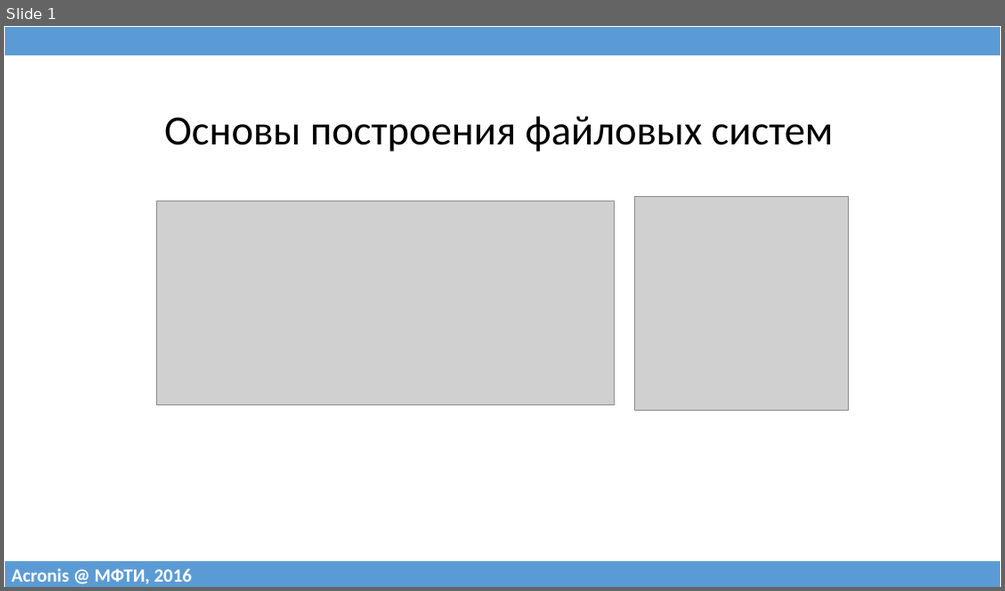
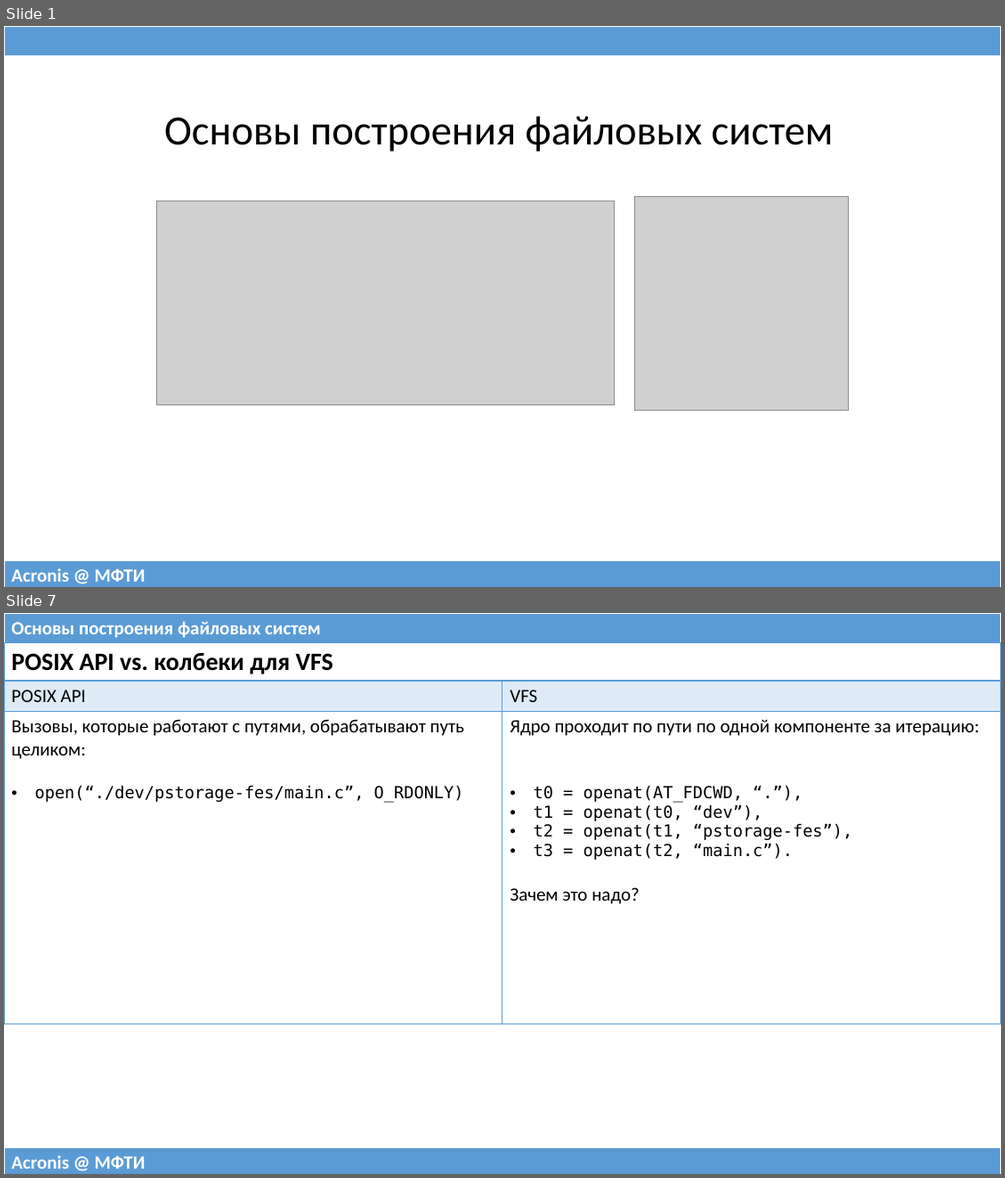
Before and after one commit to 75cc8545e7b021ed280ed0ef99fc7fc4/filesystems-101, a slide deck: talks/src/class11.pptx. Shown one above the other, each under a label of ours: slide 1 before the commit, slides 1 and 7 after it; the slides between them are not shown. The pictures are 1005x591 and 1005x1178 pixels, drawn with LibreOffice and Linux fonts; fonts in the diff are those of the drawing; grey boxes stand for pictures. Boxes give left, top, right and bottom in pixels: in the first picture for what was removed or moved away, otherwise in the second. Text is boxed around its words. In the diff, an @@ line names an element or a change of style, - is before the commit and + after.

```diff
--- a/talks/src/class11.pptx
+++ b/talks/src/class11.pptx
@@ slide 7 added at <box>4,613,1001,1174</box>, background #FFFFFF @@
@@ table added at <box>4,613,1001,643</box>, 1 rows, 1 columns @@
+Основы построения файловых систем
@@ table added at <box>4,643,1001,1022</box>, 3 rows, 2 columns @@
+POSIX API vs. колбеки для VFS | 
+POSIX API | VFS
+Вызовы, которые работают с путями, обрабатывают путь целиком: / open(“./dev/pstorage-fes/main.c”, O_RDONLY) | Ядро проходит по пути по одной компоненте за итерацию: / t0 = openat(AT_FDCWD, “.”), / t1 = openat(t0, “dev”), / t2 = openat(t1, “pstorage-fes”), / t3 = openat(t2, “main.c”). / Зачем это надо?
@@ table added at <box>4,1147,1001,1174</box>, 1 rows, 1 columns @@
+Acronis @ МФТИ
@@ slide 1 changed as well @@
@@ table at <box>4,560,1001,587</box> @@
-row 1, column 1: Acronis @ МФТИ, 2016
+row 1, column 1: Acronis @ МФТИ
```
Also in this commit, not shown: 2 other slides changed, 52 other slides added, 16 slides removed, 1 other file.
